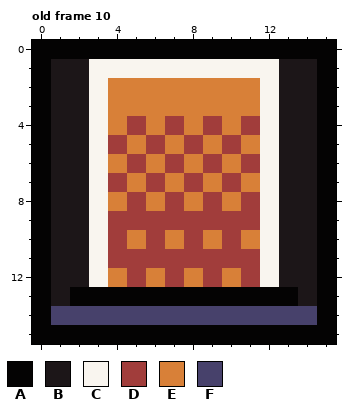
Pixel-art file, stored at Assets/Sprites/inner-walls.aseprite. This is how it looked before the edit.
16x16 pixels, 10 frames. Shown: old frame 10.
Palette (. is transparent): A #040303  B #1c1618  C #f9f5ef  D #a13d3b  E #d88038  F #47416b
Pixels before, old frame 10, first column x 0:
 0 AAAAAAAAAAAAAAAA
 1 ABBCCCCCCCCCCBBA
 2 ABBCEEEEEEEECBBA
 3 ABBCEEEEEEEECBBA
 4 ABBCEDEDEDEDCBBA
 5 ABBCDEDEDEDECBBA
 6 ABBCEDEDEDEDCBBA
 7 ABBCDEDEDEDECBBA
 8 ABBCEDEDEDEDCBBA
 9 ABBCDDDDDDDDCBBA
10 ABBCDEDEDEDECBBA
11 ABBCDDDDDDDDCBBA
12 ABBCEDEDEDEDCBBA
13 ABAAAAAAAAAAAABA
14 AFFFFFFFFFFFFFFA
15 AAAAAAAAAAAAAAAA
Now the later version:
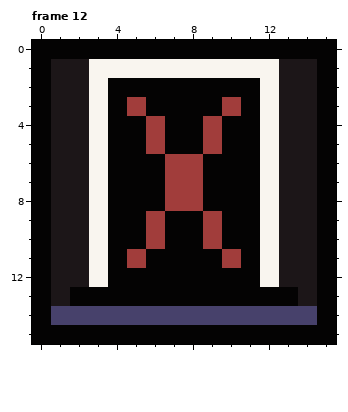
A new or re-ordered frame is compared with the old frame closest to it.
Changes in this commit:
{"change": "frames 10 -> 12"}
{"where": "frame 12 is new; against old frame 10"}
{"frame":12,"y":2,"x":4,"old":"EEEEEEEE","new":"AAAAAAAA"}
{"frame":12,"y":3,"x":4,"old":"EEEEEEEE","new":"ADAAAADA"}
{"frame":12,"y":4,"x":4,"old":"EDEDE","new":"AADAA"}
{"frame":12,"y":4,"x":10,"old":"ED","new":"AA"}
{"frame":12,"y":5,"x":4,"old":"DE","new":"AA"}
{"frame":12,"y":5,"x":7,"old":"EDEDE","new":"AADAA"}
{"frame":12,"y":6,"x":4,"old":"EDE","new":"AAA"}
{"frame":12,"y":6,"x":8,"old":"EDED","new":"DAAA"}
{"frame":12,"y":7,"x":4,"old":"DEDE","new":"AAAD"}
{"frame":12,"y":7,"x":9,"old":"EDE","new":"AAA"}
{"frame":12,"y":8,"x":4,"old":"EDE","new":"AAA"}
{"frame":12,"y":8,"x":8,"old":"EDED","new":"DAAA"}
{"frame":12,"y":9,"x":4,"old":"DD","new":"AA"}
{"frame":12,"y":9,"x":7,"old":"DD","new":"AA"}
{"frame":12,"y":9,"x":10,"old":"DD","new":"AA"}
{"frame":12,"y":10,"x":4,"old":"DE","new":"AA"}
{"frame":12,"y":10,"x":7,"old":"EDEDE","new":"AADAA"}
{"frame":12,"y":11,"x":4,"old":"D","new":"A"}
{"frame":12,"y":11,"x":6,"old":"DDDD","new":"AAAA"}
{"frame":12,"y":11,"x":11,"old":"D","new":"A"}
{"frame":12,"y":12,"x":4,"old":"EDEDEDED","new":"AAAAAAAA"}
{"label":"changed","picture_box":[108,78,260,287]}
